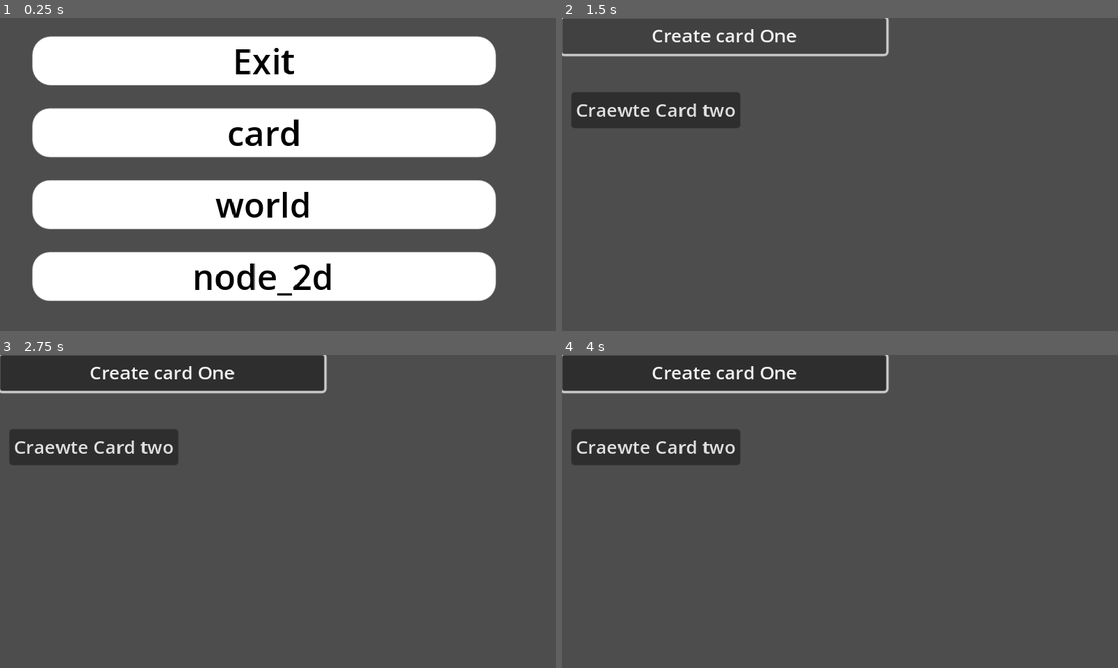
Above: before the commit, frames 1-4 (two rows, left to right).
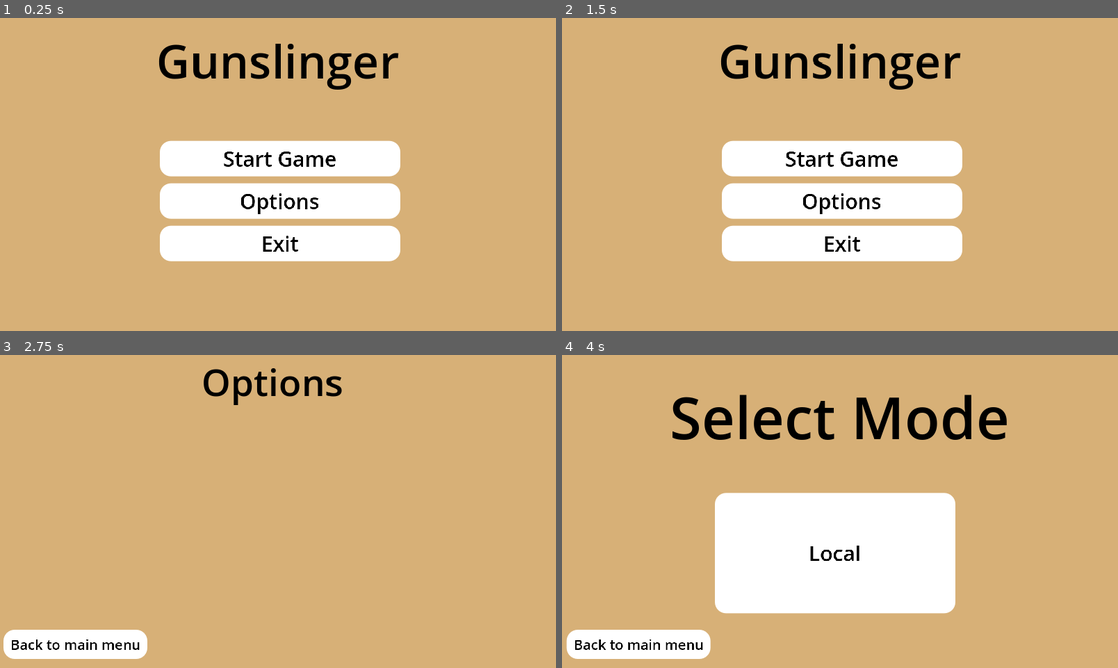
Above: after the commit, the same moments.

Repository: CodingMan275/gunslinger
Game: Godot game, scene res://main_menu/main_menu.tscn
Same seed, same stepped clock (60 frames per second), same inputs: the game is played once before the commit and once after it. Before the commit the project starts from res://debug_screen/debug_menu.tscn. The engine's default icon, where the game draws it, is replaced by a stand-in: a white triangle on a blue panel in a dark square.
Inputs (mouse positions are in pixels of both pictures, inside the frame that each line leads up to):
- Up to frame 1 (0.25 s): no input
- Up to frame 2 (1.5 s): click (828, 133) at 0.5 s, where only the run before the commit has a clickable "card"; click (723, 36) at 1.25 s, where only the run before the commit has a clickable "Create card One"
- Up to frame 3 (2.75 s): click (278, 536) at 2 s, where only the run after the commit has a clickable "Options"
- Up to frame 4 (4 s): click (639, 642) at 2.75 s, where only the run after the commit has a clickable "Back to main menu"; click (840, 495) at 3.5 s, where only the run after the commit has a clickable "Start Game"

The runs differ from the first frame. In frame 1, 92% of the frame differs, in the area x 0-100%, y 0-100%; in frame 2, 100%; in frame 3, 100%; in frame 4, 100%.
Error before the commit: Parse Error: Standalone lambdas cannot be accessed. Consider assigning it to a variable. (res://Card)

Commit message:
Main Menu
Added a main menu as well as an options screen, a mode selection screen for selecting either Local or Online, etc.

Diff:
--- /dev/null
+++ b/main_menu/main_menu.gd
@@ -0,0 +1,13 @@
+extends Control
+
+
+func _on_start_button_pressed():
+	get_tree().change_scene_to_file("res://main_menu/mode_selection_screen.tscn")
+
+
+func _on_options_button_pressed():
+	get_tree().change_scene_to_file("res://main_menu/options_menu.tscn")
+
+
+func _on_exit_button_pressed():
+	get_tree().quit()
--- /dev/null
+++ b/main_menu/main_menu.tscn
@@ -0,0 +1,128 @@
+[gd_scene load_steps=7 format=3 uid="uid://pblyho6utls1"]
+
+[ext_resource type="Script" path="res://main_menu/main_menu.gd" id="1_a30og"]
+
+[sub_resource type="StyleBoxFlat" id="StyleBoxFlat_tfxyd"]
+bg_color = Color(0.841237, 0.6895, 0.46809, 1)
+
+[sub_resource type="StyleBoxEmpty" id="StyleBoxEmpty_sac8h"]
+
+[sub_resource type="StyleBoxFlat" id="StyleBoxFlat_wcsvy"]
+bg_color = Color(0.621524, 0.621524, 0.621524, 1)
+corner_radius_top_left = 16
+corner_radius_top_right = 16
+corner_radius_bottom_right = 16
+corner_radius_bottom_left = 16
+
+[sub_resource type="StyleBoxFlat" id="StyleBoxFlat_f5emo"]
+bg_color = Color(0.621524, 0.621524, 0.621524, 1)
+corner_radius_top_left = 16
+corner_radius_top_right = 16
+corner_radius_bottom_right = 16
+corner_radius_bottom_left = 16
+
+[sub_resource type="StyleBoxFlat" id="StyleBoxFlat_odufc"]
+bg_color = Color(1, 1, 1, 1)
+corner_radius_top_left = 16
+corner_radius_top_right = 16
+corner_radius_bottom_right = 16
+corner_radius_bottom_left = 16
+
+[node name="MainMenu" type="Control"]
+layout_mode = 3
+anchors_preset = 15
+anchor_right = 1.0
+anchor_bottom = 1.0
+grow_horizontal = 2
+grow_vertical = 2
+script = ExtResource("1_a30og")
+
+[node name="Panel" type="Panel" parent="."]
+layout_mode = 1
+anchors_preset = 15
+anchor_right = 1.0
+anchor_bottom = 1.0
+grow_horizontal = 2
+grow_vertical = 2
+theme_override_styles/panel = SubResource("StyleBoxFlat_tfxyd")
+
+[node name="VBoxContainer" type="VBoxContainer" parent="."]
+layout_mode = 1
+anchors_preset = 8
+anchor_left = 0.5
+anchor_top = 0.5
+anchor_right = 0.5
+anchor_bottom = 0.5
+offset_left = -102.0
+offset_top = -29.0
+offset_right = 244.0
+offset_bottom = 144.0
+grow_horizontal = 2
+grow_vertical = 2
+scale = Vector2(0.6, 0.6)
+theme_override_constants/separation = 10
+
+[node name="Start Button" type="Button" parent="VBoxContainer"]
+layout_mode = 2
+size_flags_vertical = 3
+theme_override_colors/font_hover_color = Color(0, 0, 0, 1)
+theme_override_colors/font_pressed_color = Color(0, 0, 0, 1)
+theme_override_colors/font_focus_color = Color(0, 0, 0, 1)
+theme_override_colors/font_color = Color(0, 0, 0, 1)
+theme_override_font_sizes/font_size = 30
+theme_override_styles/focus = SubResource("StyleBoxEmpty_sac8h")
+theme_override_styles/hover = SubResource("StyleBoxFlat_wcsvy")
+theme_override_styles/pressed = SubResource("StyleBoxFlat_f5emo")
+theme_override_styles/normal = SubResource("StyleBoxFlat_odufc")
+text = "Start Game"
+
+[node name="Options Button" type="Button" parent="VBoxContainer"]
+layout_mode = 2
+size_flags_vertical = 3
+theme_override_colors/font_hover_color = Color(0, 0, 0, 1)
+theme_override_colors/font_pressed_color = Color(0, 0, 0, 1)
+theme_override_colors/font_focus_color = Color(0, 0, 0, 1)
+theme_override_colors/font_color = Color(0, 0, 0, 1)
+theme_override_font_sizes/font_size = 30
+theme_override_styles/focus = SubResource("StyleBoxEmpty_sac8h")
+theme_override_styles/hover = SubResource("StyleBoxFlat_wcsvy")
+theme_override_styles/pressed = SubResource("StyleBoxFlat_f5emo")
+theme_override_styles/normal = SubResource("StyleBoxFlat_odufc")
+text = "Options"
+
+[node name="Exit Button" type="Button" parent="VBoxContainer"]
+layout_mode = 2
+size_flags_vertical = 3
+theme_override_colors/font_hover_color = Color(0, 0, 0, 1)
+theme_override_colors/font_pressed_color = Color(0, 0, 0, 1)
+theme_override_colors/font_focus_color = Color(0, 0, 0, 1)
+theme_override_colors/font_color = Color(0, 0, 0, 1)
+theme_override_font_sizes/font_size = 30
+theme_override_styles/focus = SubResource("StyleBoxEmpty_sac8h")
+theme_override_styles/hover = SubResource("StyleBoxFlat_wcsvy")
+theme_override_styles/pressed = SubResource("StyleBoxFlat_f5emo")
+theme_override_styles/normal = SubResource("StyleBoxFlat_odufc")
+text = "Exit"
+
+[node name="Label" type="Label" parent="."]
+layout_mode = 1
+anchors_preset = 8
+anchor_left = 0.5
+anchor_top = 0.5
+anchor_right = 0.5
+anchor_bottom = 0.5
+offset_left = -205.5
+offset_top = -139.5
+offset_right = 205.5
+offset_bottom = -56.5
+grow_horizontal = 2
+grow_vertical = 2
+theme_override_colors/font_color = Color(0, 0, 0, 1)
+theme_override_font_sizes/font_size = 40
+text = "Gunslinger"
+horizontal_alignment = 1
+vertical_alignment = 1
+
+[connection signal="pressed" from="VBoxContainer/Start Button" to="." method="_on_start_button_pressed"]
+[connection signal="pressed" from="VBoxContainer/Options Button" to="." method="_on_options_button_pressed"]
+[connection signal="pressed" from="VBoxContainer/Exit Button" to="." method="_on_exit_button_pressed"]
--- /dev/null
+++ b/main_menu/main_menu_back_button.gd
@@ -0,0 +1,5 @@
+extends Button
+
+
+func _on_pressed():
+	get_tree().change_scene_to_file("res://main_menu/main_menu.tscn")
--- /dev/null
+++ b/main_menu/main_menu_back_button.tscn
@@ -0,0 +1,44 @@
+[gd_scene load_steps=6 format=3 uid="uid://cebcnc652bypc"]
+
+[ext_resource type="Script" path="res://main_menu/main_menu_back_button.gd" id="1_wegko"]
+
+[sub_resource type="StyleBoxEmpty" id="StyleBoxEmpty_wlhlq"]
+
+[sub_resource type="StyleBoxFlat" id="StyleBoxFlat_yfeuf"]
+bg_color = Color(0.621524, 0.621524, 0.621524, 1)
+corner_radius_top_left = 16
+corner_radius_top_right = 16
+corner_radius_bottom_right = 16
+corner_radius_bottom_left = 16
+
+[sub_resource type="StyleBoxFlat" id="StyleBoxFlat_a2nxc"]
+bg_color = Color(0.621524, 0.621524, 0.621524, 1)
+corner_radius_top_left = 16
+corner_radius_top_right = 16
+corner_radius_bottom_right = 16
+corner_radius_bottom_left = 16
+
+[sub_resource type="StyleBoxFlat" id="StyleBoxFlat_gp72c"]
+bg_color = Color(1, 1, 1, 1)
+corner_radius_top_left = 16
+corner_radius_top_right = 16
+corner_radius_bottom_right = 16
+corner_radius_bottom_left = 16
+
+[node name="Main Menu Back Button" type="Button"]
+offset_right = 207.0
+offset_bottom = 42.0
+size_flags_vertical = 3
+theme_override_colors/font_hover_color = Color(0, 0, 0, 1)
+theme_override_colors/font_pressed_color = Color(0, 0, 0, 1)
+theme_override_colors/font_focus_color = Color(0, 0, 0, 1)
+theme_override_colors/font_color = Color(0, 0, 0, 1)
+theme_override_font_sizes/font_size = 20
+theme_override_styles/focus = SubResource("StyleBoxEmpty_wlhlq")
+theme_override_styles/hover = SubResource("StyleBoxFlat_yfeuf")
+theme_override_styles/pressed = SubResource("StyleBoxFlat_a2nxc")
+theme_override_styles/normal = SubResource("StyleBoxFlat_gp72c")
+text = "Back to main menu"
+script = ExtResource("1_wegko")
+
+[connection signal="pressed" from="." to="." method="_on_pressed"]
--- /dev/null
+++ b/main_menu/mode_selection_screen.gd
@@ -0,0 +1,9 @@
+extends Control
+
+
+func _on_local_button_pressed():
+	get_tree().change_scene_to_file("res://Main_Scene_Board/node_2d.tscn")
+
+
+func _on_online_button_pressed():
+	get_tree().change_scene_to_file("res://Josh_Test_Scenes/world.tscn")
--- /dev/null
+++ b/main_menu/mode_selection_screen.tscn
@@ -0,0 +1,123 @@
+[gd_scene load_steps=8 format=3 uid="uid://bcaeblbfexkia"]
+
+[ext_resource type="Script" path="res://main_menu/mode_selection_screen.gd" id="1_1je3l"]
+[ext_resource type="PackedScene" uid="uid://cebcnc652bypc" path="res://main_menu/main_menu_back_button.tscn" id="2_8og0i"]
+
+[sub_resource type="StyleBoxFlat" id="StyleBoxFlat_n660j"]
+bg_color = Color(0.841237, 0.6895, 0.46809, 1)
+
+[sub_resource type="StyleBoxEmpty" id="StyleBoxEmpty_wlhlq"]
+
+[sub_resource type="StyleBoxFlat" id="StyleBoxFlat_yfeuf"]
+bg_color = Color(0.621524, 0.621524, 0.621524, 1)
+corner_radius_top_left = 16
+corner_radius_top_right = 16
+corner_radius_bottom_right = 16
+corner_radius_bottom_left = 16
+
+[sub_resource type="StyleBoxFlat" id="StyleBoxFlat_a2nxc"]
+bg_color = Color(0.621524, 0.621524, 0.621524, 1)
+corner_radius_top_left = 16
+corner_radius_top_right = 16
+corner_radius_bottom_right = 16
+corner_radius_bottom_left = 16
+
+[sub_resource type="StyleBoxFlat" id="StyleBoxFlat_gp72c"]
+bg_color = Color(1, 1, 1, 1)
+corner_radius_top_left = 16
+corner_radius_top_right = 16
+corner_radius_bottom_right = 16
+corner_radius_bottom_left = 16
+
+[node name="ModeSelectionScreen" type="Control"]
+layout_mode = 3
+anchors_preset = 15
+anchor_right = 1.0
+anchor_bottom = 1.0
+grow_horizontal = 2
+grow_vertical = 2
+script = ExtResource("1_1je3l")
+
+[node name="Panel" type="Panel" parent="."]
+layout_mode = 1
+anchors_preset = 15
+anchor_right = 1.0
+anchor_bottom = 1.0
+grow_horizontal = 2
+grow_vertical = 2
+theme_override_styles/panel = SubResource("StyleBoxFlat_n660j")
+
+[node name="VBoxContainer" type="VBoxContainer" parent="."]
+layout_mode = 1
+anchors_preset = 8
+anchor_left = 0.5
+anchor_top = 0.5
+anchor_right = 0.5
+anchor_bottom = 0.5
+offset_left = -108.0
+offset_top = -16.0
+offset_right = 238.0
+offset_bottom = 157.0
+grow_horizontal = 2
+grow_vertical = 2
+scale = Vector2(0.6, 0.6)
+theme_override_constants/separation = 30
+
+[node name="Local Button" type="Button" parent="VBoxContainer"]
+layout_mode = 2
+size_flags_vertical = 3
+theme_override_colors/font_hover_color = Color(0, 0, 0, 1)
+theme_override_colors/font_pressed_color = Color(0, 0, 0, 1)
+theme_override_colors/font_focus_color = Color(0, 0, 0, 1)
+theme_override_colors/font_color = Color(0, 0, 0, 1)
+theme_override_font_sizes/font_size = 30
+theme_override_styles/focus = SubResource("StyleBoxEmpty_wlhlq")
+theme_override_styles/hover = SubResource("StyleBoxFlat_yfeuf")
+theme_override_styles/pressed = SubResource("StyleBoxFlat_a2nxc")
+theme_override_styles/normal = SubResource("StyleBoxFlat_gp72c")
+text = "Local"
+
+[node name="Online Button" type="Button" parent="VBoxContainer"]
+visible = false
+layout_mode = 2
+size_flags_vertical = 3
+theme_override_colors/font_hover_color = Color(0, 0, 0, 1)
+theme_override_colors/font_pressed_color = Color(0, 0, 0, 1)
+theme_override_colors/font_focus_color = Color(0, 0, 0, 1)
+theme_override_colors/font_color = Color(0, 0, 0, 1)
+theme_override_font_sizes/font_size = 30
+theme_override_styles/focus = SubResource("StyleBoxEmpty_wlhlq")
+theme_override_styles/hover = SubResource("StyleBoxFlat_yfeuf")
+theme_override_styles/pressed = SubResource("StyleBoxFlat_a2nxc")
+theme_override_styles/normal = SubResource("StyleBoxFlat_gp72c")
+text = "Online (WIP)"
+
+[node name="Label" type="Label" parent="."]
+layout_mode = 1
+anchors_preset = 8
+anchor_left = 0.5
+anchor_top = 0.5
+anchor_right = 0.5
+anchor_bottom = 0.5
+offset_left = -205.5
+offset_top = -123.5
+offset_right = 205.5
+offset_bottom = -40.5
+grow_horizontal = 2
+grow_vertical = 2
+theme_override_colors/font_color = Color(0, 0, 0, 1)
+theme_override_font_sizes/font_size = 50
+text = "Select Mode"
+horizontal_alignment = 1
+vertical_alignment = 1
+
+[node name="Main Menu Back Button" parent="." instance=ExtResource("2_8og0i")]
+layout_mode = 0
+offset_left = 4.0
+offset_top = 237.0
+offset_right = 211.0
+offset_bottom = 279.0
+scale = Vector2(0.6, 0.6)
+
+[connection signal="pressed" from="VBoxContainer/Local Button" to="." method="_on_local_button_pressed"]
+[connection signal="pressed" from="VBoxContainer/Online Button" to="." method="_on_online_button_pressed"]
--- /dev/null
+++ b/main_menu/options_menu.tscn
@@ -0,0 +1,52 @@
+[gd_scene load_steps=4 format=3 uid="uid://d0ncmr5j7hrug"]
+
+[ext_resource type="PackedScene" uid="uid://cebcnc652bypc" path="res://main_menu/main_menu_back_button.tscn" id="1_iekfw"]
+[ext_resource type="PackedScene" uid="uid://hj83ai4o2o5m" path="res://debug_screen/Back_to_Debug_Menu.tscn" id="2_no4dn"]
+
+[sub_resource type="StyleBoxFlat" id="StyleBoxFlat_epbcj"]
+bg_color = Color(0.841237, 0.6895, 0.46809, 1)
+
+[node name="OptionsMenu" type="Control"]
+layout_mode = 3
+anchors_preset = 15
+anchor_right = 1.0
+anchor_bottom = 1.0
+grow_horizontal = 2
+grow_vertical = 2
+
+[node name="Panel" type="Panel" parent="."]
+layout_mode = 1
+anchors_preset = 15
+anchor_right = 1.0
+anchor_bottom = 1.0
+grow_horizontal = 2
+grow_vertical = 2
+theme_override_styles/panel = SubResource("StyleBoxFlat_epbcj")
+
+[node name="Label" type="Label" parent="."]
+layout_mode = 2
+offset_left = 155.0
+offset_top = 1.0
+offset_right = 317.0
+offset_bottom = 46.0
+theme_override_colors/font_color = Color(0, 0, 0, 1)
+theme_override_font_sizes/font_size = 32
+text = "Options"
+horizontal_alignment = 1
+vertical_alignment = 1
+
+[node name="Main Menu Back Button" parent="." instance=ExtResource("1_iekfw")]
+layout_mode = 0
+offset_left = 3.0
+offset_top = 237.0
+offset_right = 210.0
+offset_bottom = 279.0
+scale = Vector2(0.6, 0.6)
+
+[node name="BackToDebugMenu" parent="." instance=ExtResource("2_no4dn")]
+visible = false
+layout_mode = 1
+offset_left = 385.0
+offset_top = 230.0
+offset_right = -6.0
+offset_bottom = -5.0
--- a/project.godot
+++ b/project.godot
@@ -11,7 +11,7 @@
 [application]
 
 config/name="GunSlinger"
-run/main_scene="res://debug_screen/debug_menu.tscn"
+run/main_scene="res://main_menu/main_menu.tscn"
 config/features=PackedStringArray("4.3", "Forward Plus")
 config/icon="res://icon.svg"
 
